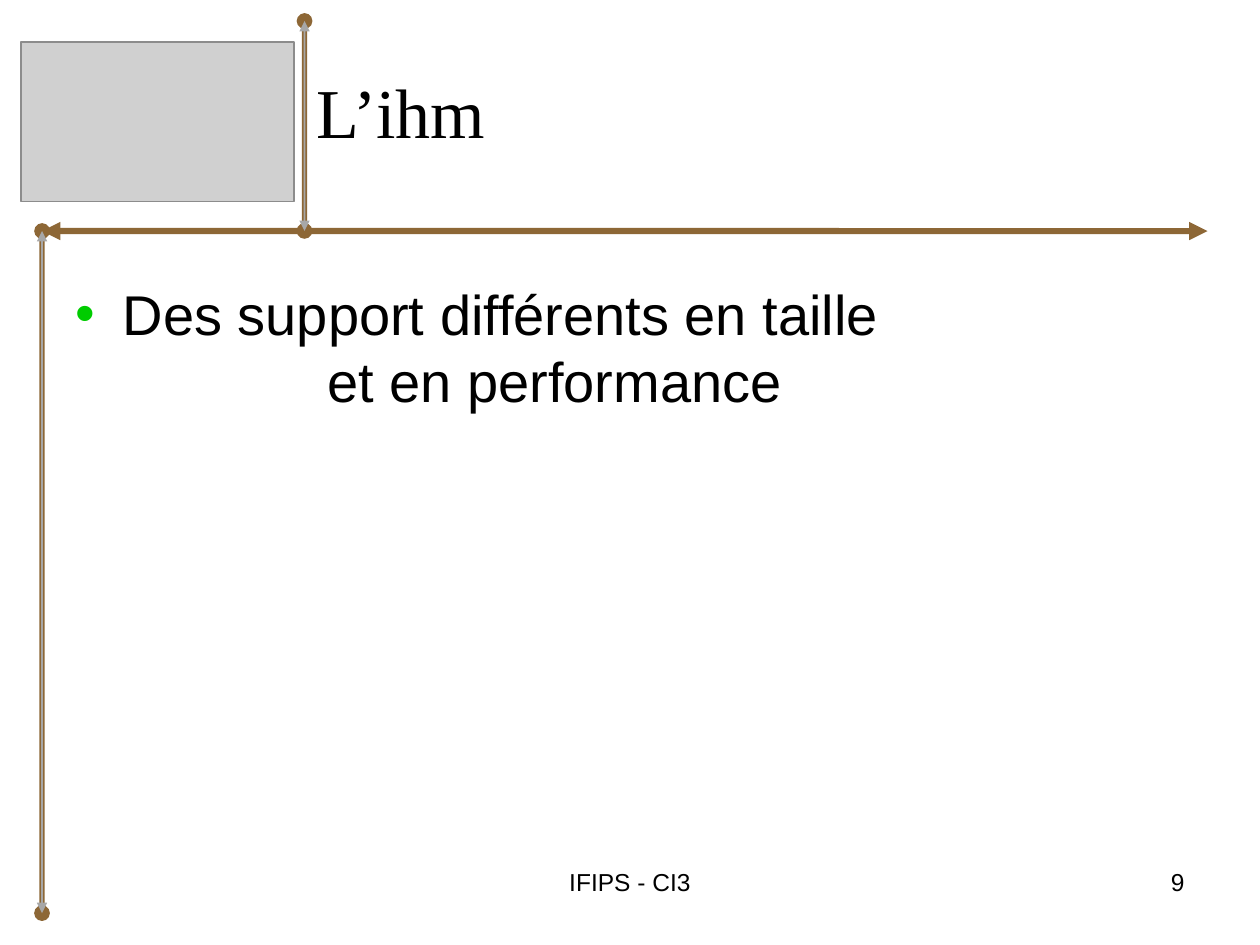
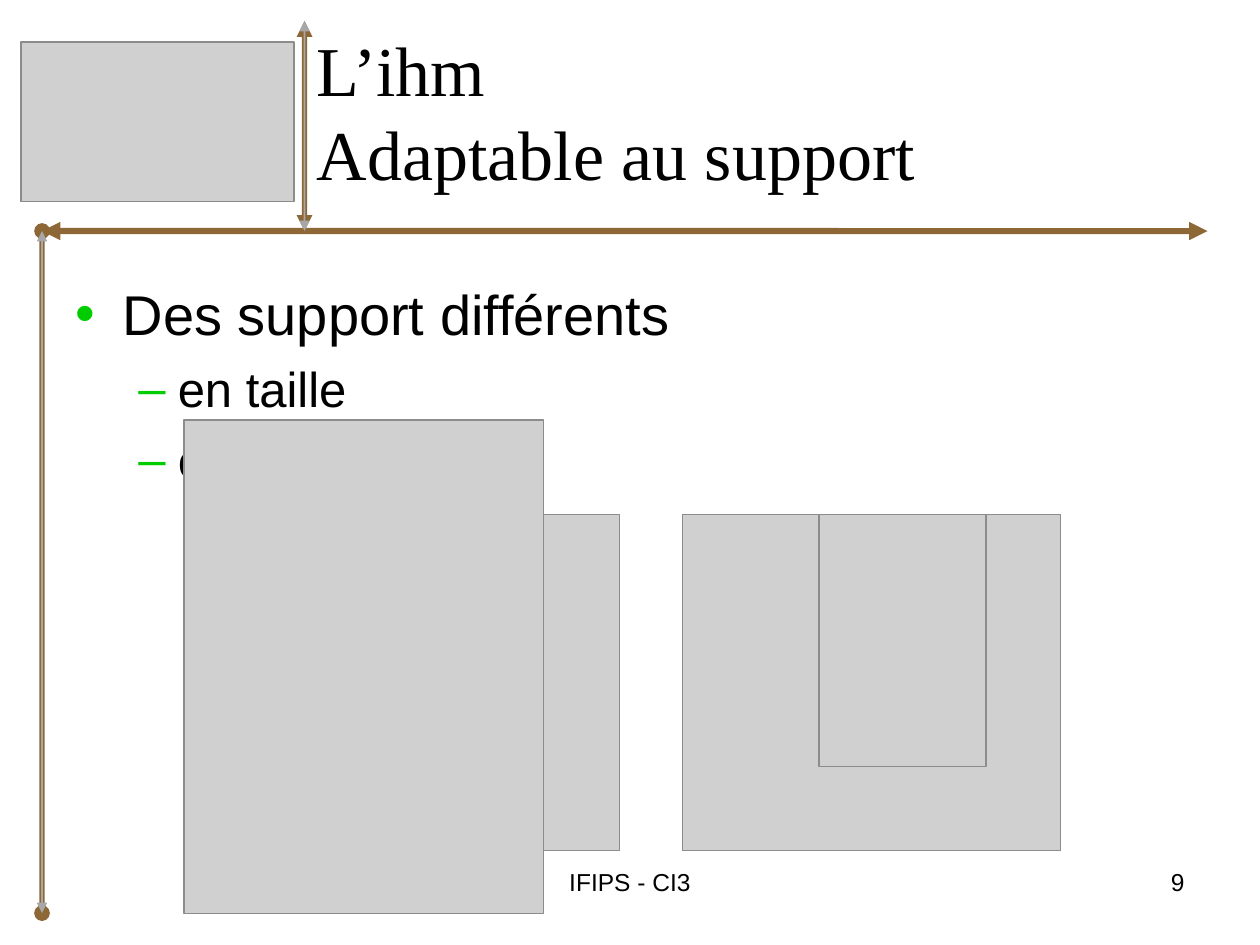
Before and after one commit to bryan-brancotte/projetgl-2008, a slide deck: slide 9 of doc/Soutenance/iGo_Soutenance_Bryan.ppt. Drawn at 1260x945 pixels with LibreOffice and Linux fonts; fonts in the diff are those of the drawing; grey boxes stand for pictures. Boxes give left, top, right and bottom in pixels: in the first picture for what was removed or moved away, otherwise in the second. Text is boxed around its words. In the diff, an @@ line names an element or a change of style, - is before the commit and + after.

```diff
--- a/doc/Soutenance/iGo_Soutenance_Bryan.ppt
+++ b/doc/Soutenance/iGo_Soutenance_Bryan.ppt
@@ double arrow (305, 231) - (305, 21): arrowheads changed @@
@@ title at (317,47,915,193): text changed @@
-L’ihm
+L’ihm
+Adaptable au support
@@ text at (123,293,669,489): text changed; size 32 to 28 pt @@
-• Des support différents en taille
-  et en performance
+• Des support différents
+  – en taille
+  – en performance
@@ picture added at (184,420,543,914) @@
@@ picture added at (242,514,620,850) @@
@@ picture added at (683,514,1061,850) @@
@@ picture added at (819,514,987,766) @@
```
Also in this commit, not shown: 7 other slides changed, 1 slide added, 3 other files.
